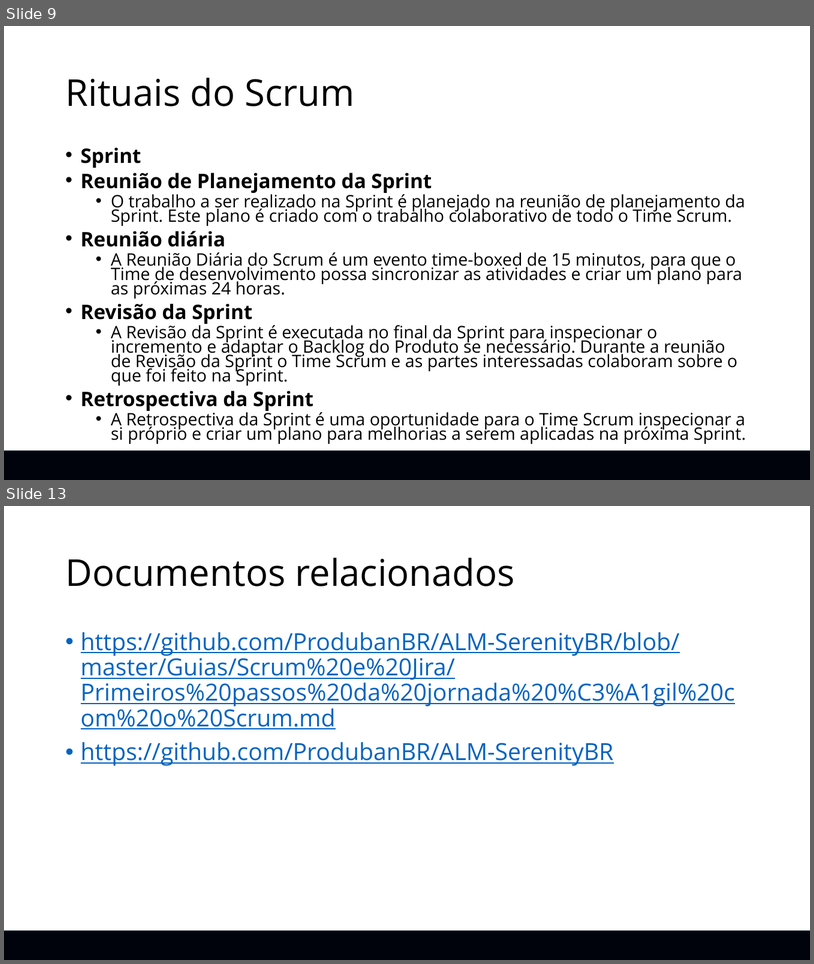
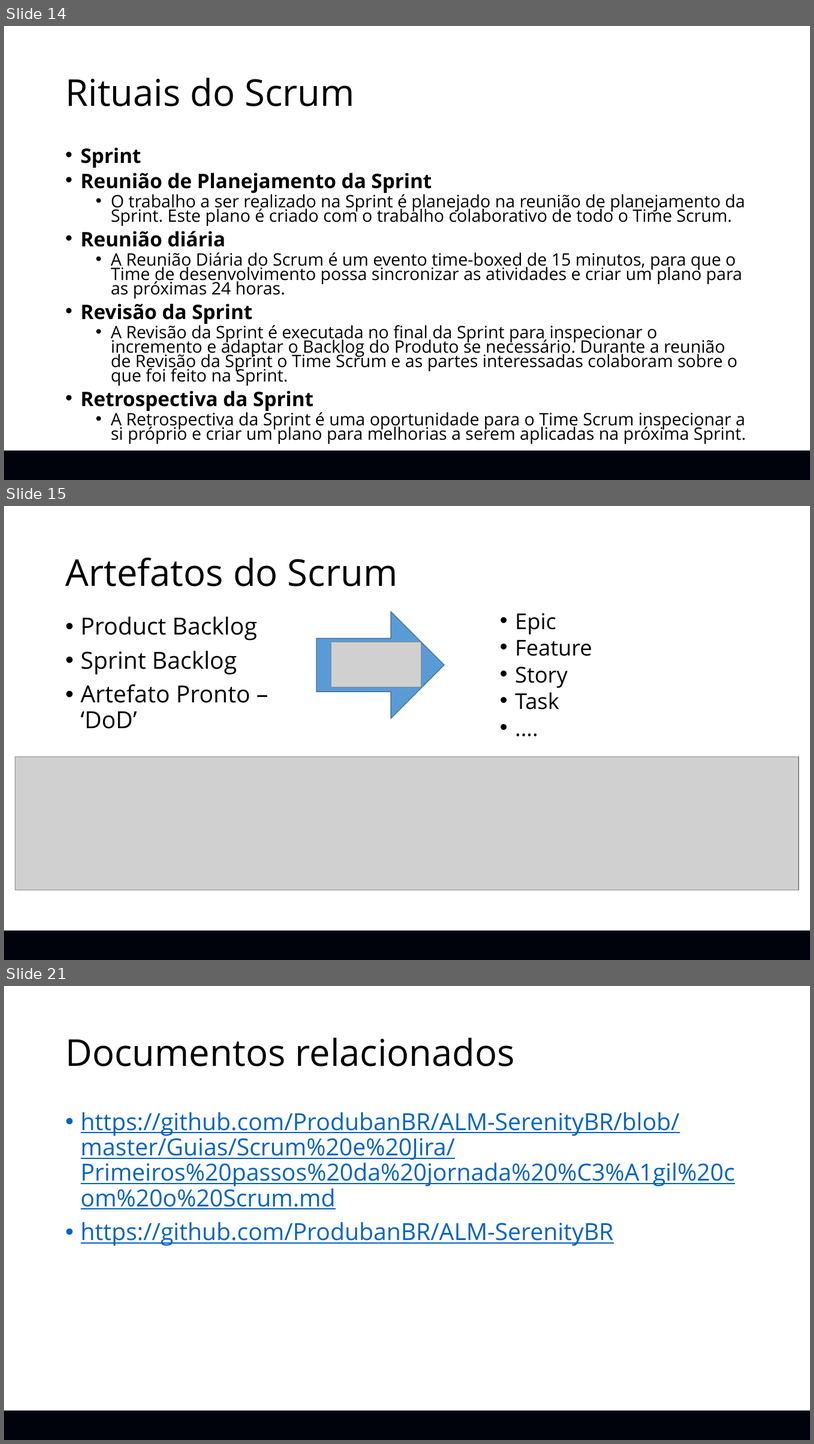
Before and after one commit to is44c/ALM-SerenityBR, a slide deck: Guias/Scrum e Jira/TreinamentoJira_ScrumMasterPO.pptx. Shown one above the other, each under a label of ours: slides 9 and 13 before the commit, slides 14, 15 and 21 after it; the slides between them are not shown. The pictures are 814x964 and 814x1444 pixels, drawn with LibreOffice and Linux fonts; fonts in the diff are those of the drawing; grey boxes stand for pictures; background and template pictures are left out. Boxes give left, top, right and bottom in pixels: in the first picture for what was removed or moved away, otherwise in the second. Text is boxed around its words. In the diff, an @@ line names an element or a change of style, - is before the commit and + after.

```diff
--- a/Guias/Scrum e Jira/TreinamentoJira_ScrumMasterPO.pptx
+++ b/Guias/Scrum e Jira/TreinamentoJira_ScrumMasterPO.pptx
@@ slide 15 added at (4,506,810,960), background #FFFFFF; not listed: 2 template elements that a slide beside it also shows @@
@@ title added at (65,558,398,586), 44 pt, text #000000 @@
+Artefatos do Scrum
@@ right arrow added at (317,612,444,718), fill #5B9BD5, outline #43739E 1 pt @@
@@ text added at (515,613,593,709), 25.9 pt, text #000000 @@
+• Epic
+• Feature
+• Story
+• Task
+• ....
@@ text added at (81,616,257,729), 28 pt, text #000000 @@
+• Product Backlog
+• Sprint Backlog
+• Artefato Pronto – ‘DoD’
@@ picture added at (331,642,422,687) @@
@@ picture added at (15,756,800,890) @@
@@ what was slide 9 is now slide 14 @@
@@ what was slide 13 is now slide 21 @@
```
Also in this commit, not shown: 6 slides changed, 7 other slides added, 7 other files.
